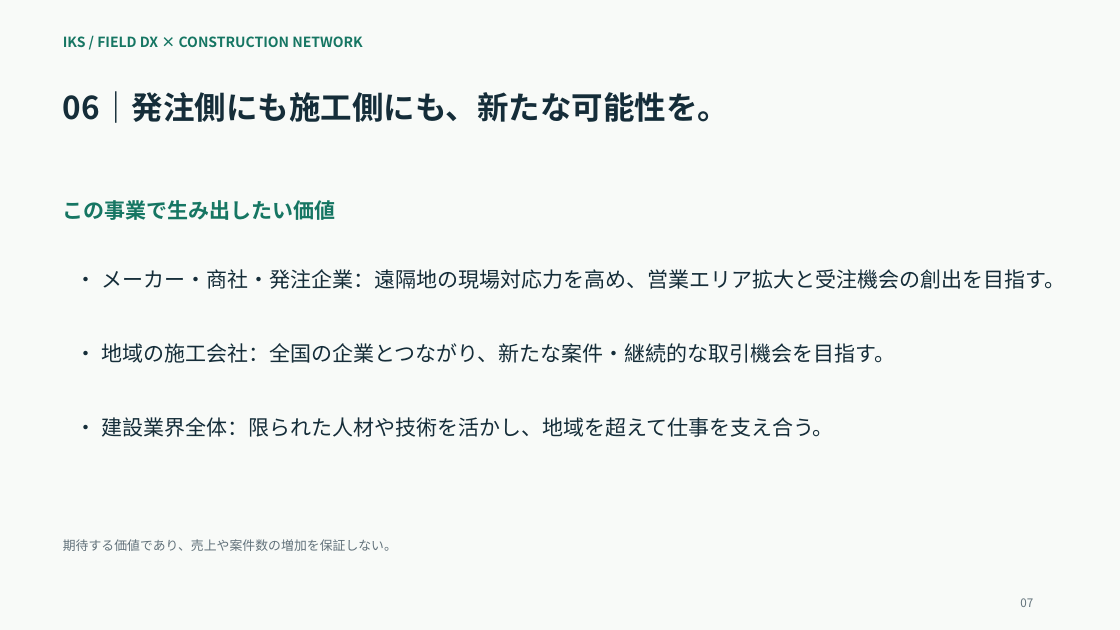
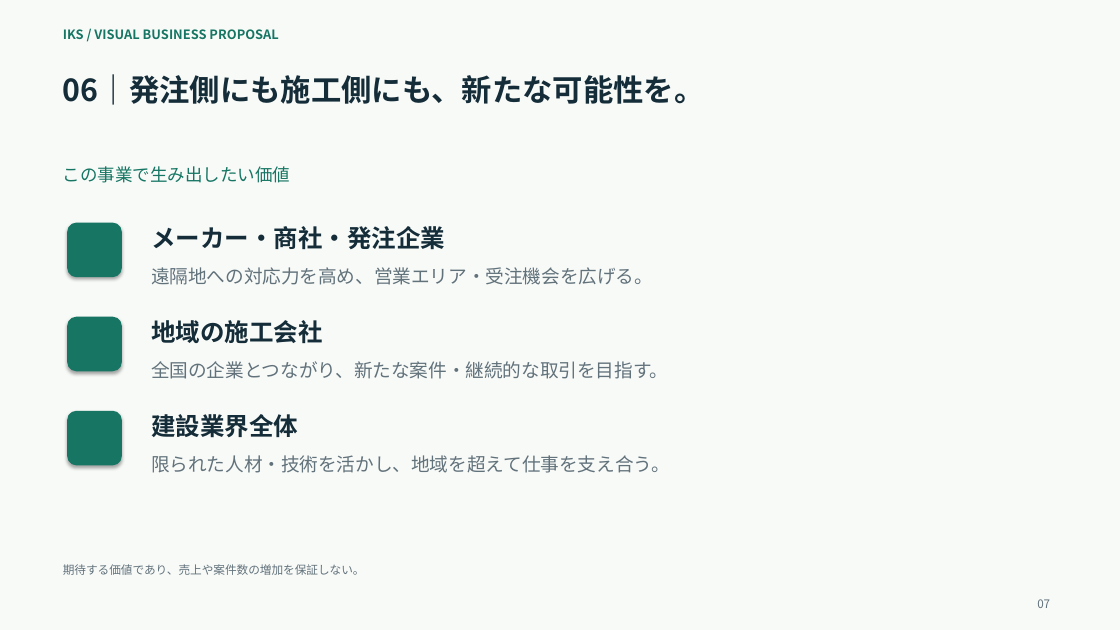
Before and after one commit to kametyosu/IKS-HP, a slide deck: slide 7 of proposal.pptx. Drawn at 1120x630 pixels with LibreOffice and Linux fonts; fonts in the diff are those of the drawing. Boxes give left, top, right and bottom in pixels: in the first picture for what was removed or moved away, otherwise in the second. Text is boxed around its words. In the diff, an @@ line names an element or a change of style, - is before the commit and + after.

```diff
--- a/proposal.pptx
+++ b/proposal.pptx
@@ text at [63,29,278,39]: text changed; size 12 to 11 pt @@
-IKS / FIELD DX × CONSTRUCTION NETWORK
+IKS / VISUAL BUSINESS PROPOSAL
@@ text "06｜発注側にも施工側にも、新たな可能性を。": place and size @@
-text "06｜発注側にも施工側にも、新たな可能性を。" at [63,91,729,123]
+text "06｜発注側にも施工側にも、新たな可能性を。" at [63,74,705,105]
@@ text "06｜発注側にも施工側にも、新たな可能性を。" at [63,74,705,105]: size 27 to 26 pt @@
@@ text "この事業で生み出したい価値": place and size @@
-text "この事業で生み出したい価値" at [63,200,336,220]
+text "この事業で生み出したい価値" at [63,166,290,183]
@@ text "この事業で生み出したい価値" at [63,166,290,183]: size 18 to 15 pt, bold off @@
@@ rounded rectangle added at [67,223,122,277], fill #167663 @@
@@ text added at [151,226,445,250], 21 pt, text #152D39, bold @@
+メーカー・商社・発注企業
@@ text at [151,267,653,285]: text changed; size 18 to 16 pt; text colour #152D39 to #62727B @@
-• メーカー・商社・発注企業：遠隔地の現場対応力を高め、営業エリア拡大と受注機会の創出を目指す。
+遠隔地への対応力を高め、営業エリア・受注機会を広げる。
@@ rounded rectangle added at [67,317,122,371], fill #167663 @@
@@ text added at [151,320,323,343], 21 pt, text #152D39, bold @@
+地域の施工会社
@@ text at [151,361,668,379]: text changed; size 18 to 16 pt; text colour #152D39 to #62727B @@
-• 地域の施工会社：全国の企業とつながり、新たな案件・継続的な取引機会を目指す。
+全国の企業とつながり、新たな案件・継続的な取引を目指す。
@@ rounded rectangle added at [67,411,122,465], fill #167663 @@
@@ text added at [151,414,298,438], 21 pt, text #152D39, bold @@
+建設業界全体
@@ text at [151,455,670,473]: text changed; size 18 to 16 pt; text colour #152D39 to #62727B @@
-• 建設業界全体：限られた人材や技術を活かし、地域を超えて仕事を支え合う。
+限られた人材・技術を活かし、地域を超えて仕事を支え合う。
@@ text "期待する価値であり、売上や案件数の増加を保証しない。": place and size @@
-text "期待する価値であり、売上や案件数の増加を保証しない。" at [63,539,397,551]
+text "期待する価値であり、売上や案件数の増加を保証しない。" at [63,564,365,575]
@@ text "期待する価値であり、売上や案件数の増加を保証しない。" at [63,564,365,575]: size 11 to 10 pt @@
@@ text "07": place and size @@
-text "07" at [1020,598,1033,607]
+text "07" at [1037,599,1050,608]
```
Also in this commit, not shown: 8 other slides changed, 1 slide added, 1 slide removed, 4 other files.
